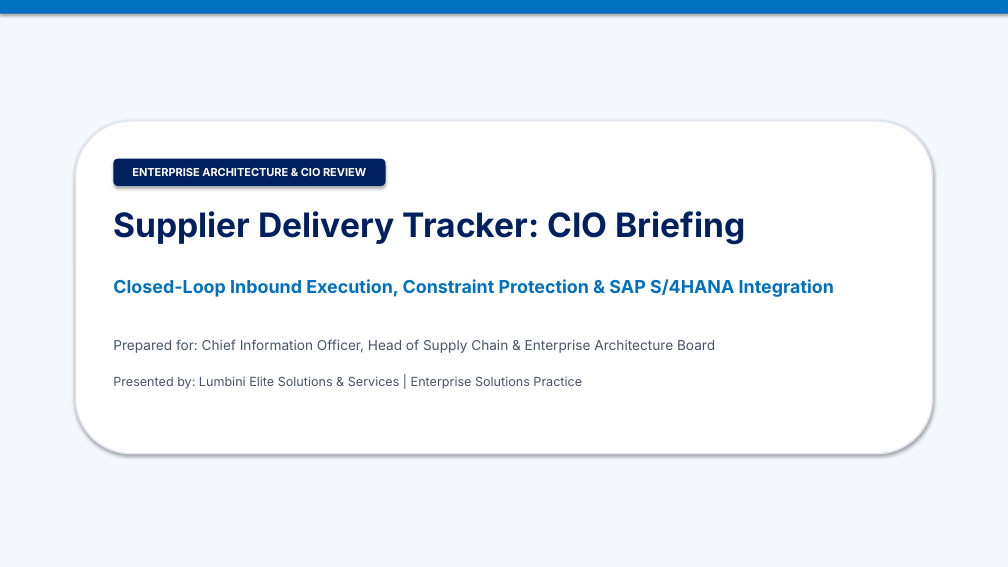
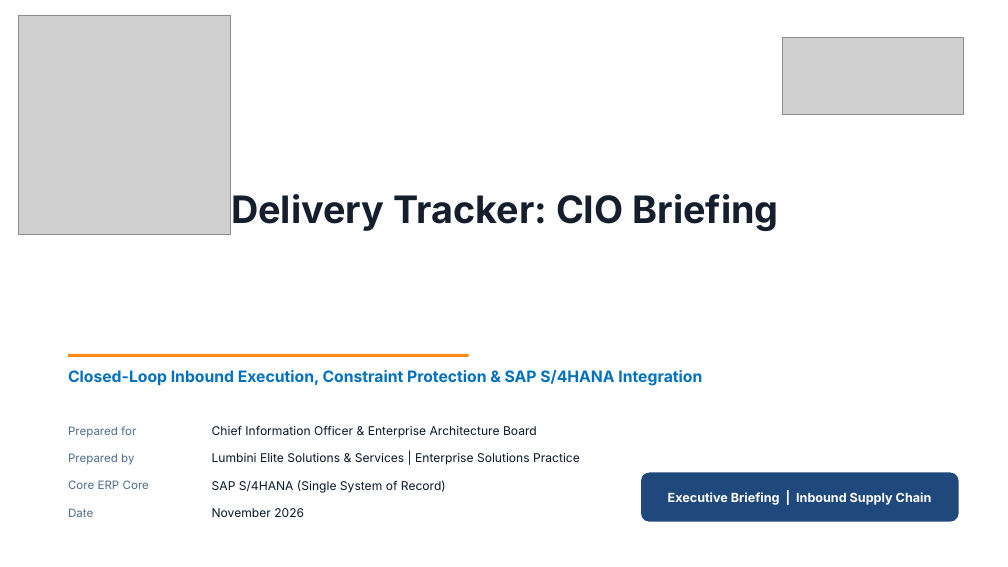
Before and after one commit to hemanthx446/ppt-mcp-server, a slide deck: slide 1 of Supplier_Delivery_Tracker_CIO_Briefing.pptx. Drawn at 1008x567 pixels with LibreOffice and Linux fonts; fonts in the diff are those of the drawing; grey boxes stand for pictures; background and template pictures are left out. Boxes give left, top, right and bottom in pixels: in the first picture for what was removed or moved away, otherwise in the second. Text is boxed around its words. In the diff, an @@ line names an element or a change of style, - is before the commit and + after.

Commit message:
fix(pipeline): render smoke test deck through authentic Lumbini master template and visual primitives

```diff
--- a/Supplier_Delivery_Tracker_CIO_Briefing.pptx
+++ b/Supplier_Delivery_Tracker_CIO_Briefing.pptx
@@ rectangle removed at (0, 0, 1008, 567) @@
@@ rectangle removed at (0, 0, 1008, 14) @@
@@ picture added at (19, 15, 231, 234) @@
@@ picture added at (783, 38, 964, 115) @@
@@ rounded rectangle removed at (76, 121, 932, 454) @@
@@ rounded rectangle removed at (113, 159, 386, 186) @@
-ENTERPRISE ARCHITECTURE & CIO REVIEW
@@ title "Supplier Delivery Tracker: CIO Briefing": place and size @@
-title "Supplier Delivery Tracker: CIO Briefing" at (113, 211, 745, 245)
+title "Supplier Delivery Tracker: CIO Briefing" at (231, 194, 779, 231)
@@ title "Supplier Delivery Tracker: CIO Briefing" at (231, 194, 779, 231): size 32 to 36 pt, text colour #002060 to #141E2D @@
@@ rectangle added at (68, 354, 469, 357), fill #F78B15 @@
@@ text "Closed-Loop Inbound Execution, Constraint Protection ...": place and size @@
-text "Closed-Loop Inbound Execution, Constraint Protection ..." at (113, 279, 834, 297)
+text "Closed-Loop Inbound Execution, Constraint Protection ..." at (68, 370, 702, 386)
@@ text "Closed-Loop Inbound Execution, Constraint Protection ..." at (68, 370, 702, 386): size 17 to 15 pt @@
@@ text added at (68, 426, 136, 438), 11 pt, text #4F6F8F @@
+Prepared for
@@ text at (212, 426, 537, 438): text changed; size 13 to 11.5 pt; text colour #475569 to #0B192C @@
-Prepared for: Chief Information Officer, Head of Supply Chain & Enterprise Architecture Board
+Chief Information Officer & Enterprise Architecture Board
@@ text "Chief Information Officer & Enterprise ..." at (212, 426, 537, 438): vertical alignment top to middle @@
@@ text "Lumbini Elite Solutions & Services ..." at (212, 453, 580, 465): vertical alignment top to middle @@
@@ text added at (68, 453, 134, 465), 11 pt, text #4F6F8F @@
+Prepared by
@@ text at (212, 453, 580, 465): text changed; size 12 to 11.5 pt; text colour #475569 to #0B192C @@
-Presented by: Lumbini Elite Solutions & Services | Enterprise Solutions Practice
+Lumbini Elite Solutions & Services | Enterprise Solutions Practice
@@ rounded rectangle added at (641, 473, 959, 522), fill #1F497D, 12 pt, text #FFFFFF, bold @@
+Executive Briefing | Inbound Supply Chain
@@ text added at (68, 480, 149, 489), 11 pt, text #4F6F8F @@
+Core ERP Core
@@ text added at (68, 508, 93, 517), 11 pt, text #4F6F8F @@
+Date
@@ text added at (212, 480, 446, 493), 11.5 pt, text #0B192C @@
+SAP S/4HANA (Single System of Record)
@@ text added at (212, 508, 304, 517), 11.5 pt, text #0B192C @@
+November 2026
```
Also in this commit, not shown: 4 other slides changed, 3 slides added, 3 slides removed, 2 other files.
